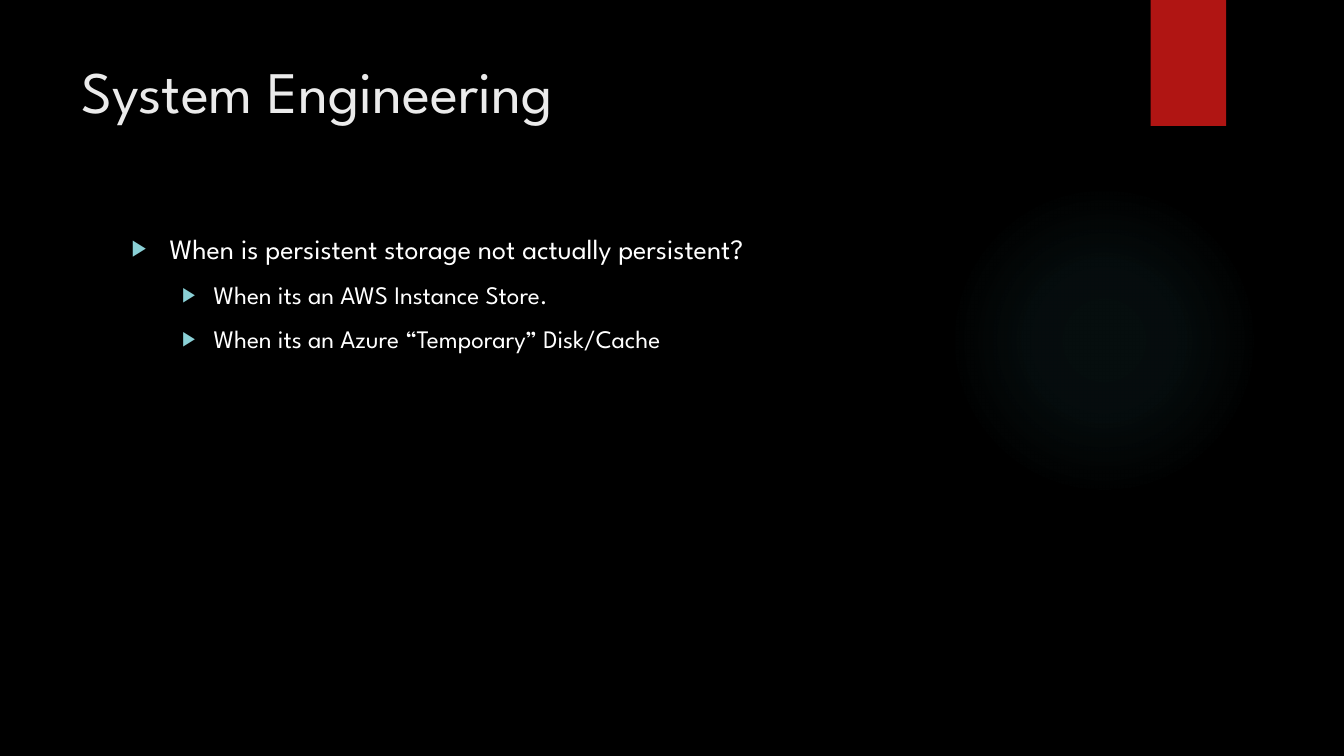
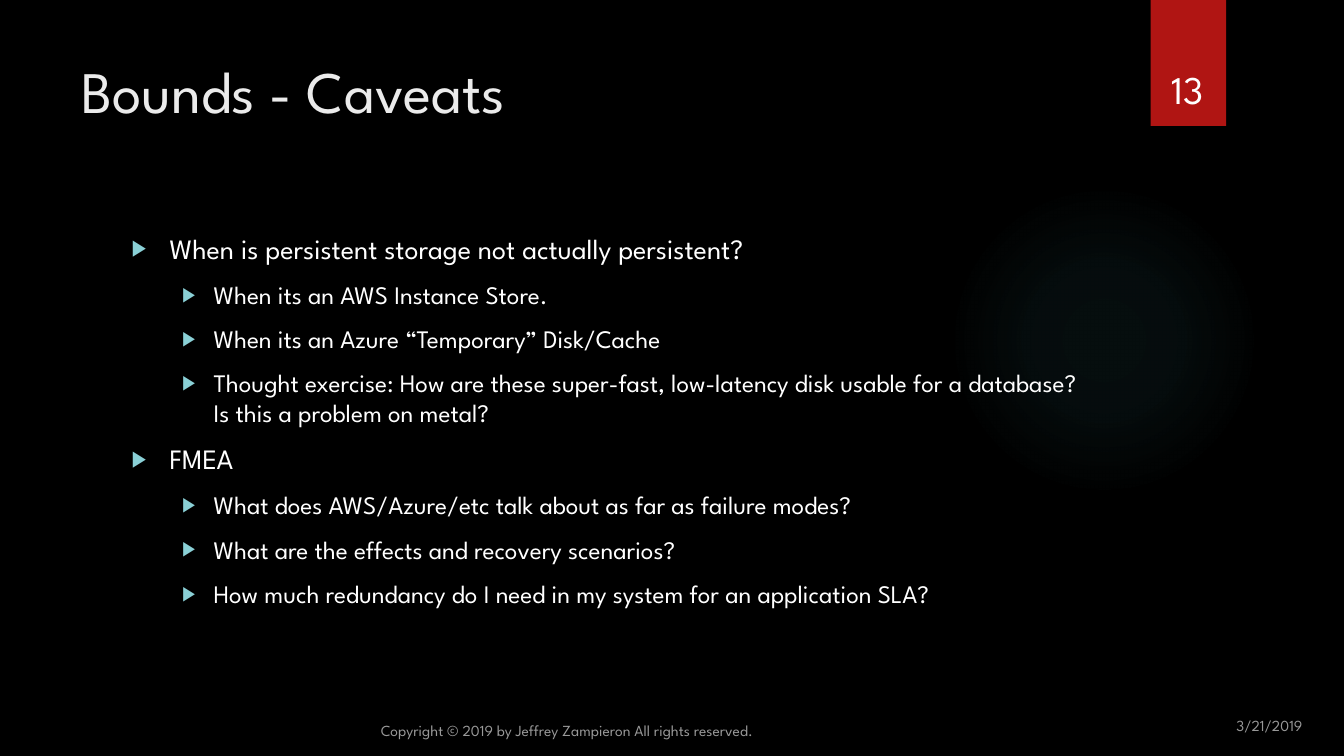
Before and after one commit to jzampieron/pgconf2019, a slide deck: slide 13 of presentation/JZ_PGConf2019.pptx (slide 4 before the commit). Drawn at 1344x756 pixels with LibreOffice and Linux fonts; fonts in the diff are those of the drawing; background and template pictures are left out. Boxes give left, top, right and bottom in pixels: in the first picture for what was removed or moved away, otherwise in the second. Text is boxed around its words. In the diff, an @@ line names an element or a change of style, - is before the commit and + after.

```diff
--- a/presentation/JZ_PGConf2019.pptx
+++ b/presentation/JZ_PGConf2019.pptx
@@ title at (81, 72, 505, 114): text changed @@
-System Engineering
+Bounds - Caveats
@@ page number added at (1171, 77, 1203, 105), 28 pt, text #FFFFFF @@
+13
@@ text at (170, 374, 1076, 609): paragraphs added @@
+  ▶ Thought exercise: How are these super-fast, low-latency disk usable for a database? Is this a problem on metal?
+▶ FMEA
+  ▶ What does AWS/Azure/etc talk about as far as failure modes?
+  ▶ What are the effects and recovery scenarios?
+  ▶ How much redundancy do I need in my system for an application SLA?
@@ text added at (381, 725, 753, 740), 11 pt, text #FFFFFF at 60% opacity @@
+Copyright © 2019 by Jeffrey Zampieron All rights reserved.
@@ text added at (1236, 720, 1302, 733), 11 pt, text #FFFFFF at 60% opacity @@
+3/21/2019
```
Also in this commit, not shown: 2 other slides changed, 18 slides added, 1 slide removed.
